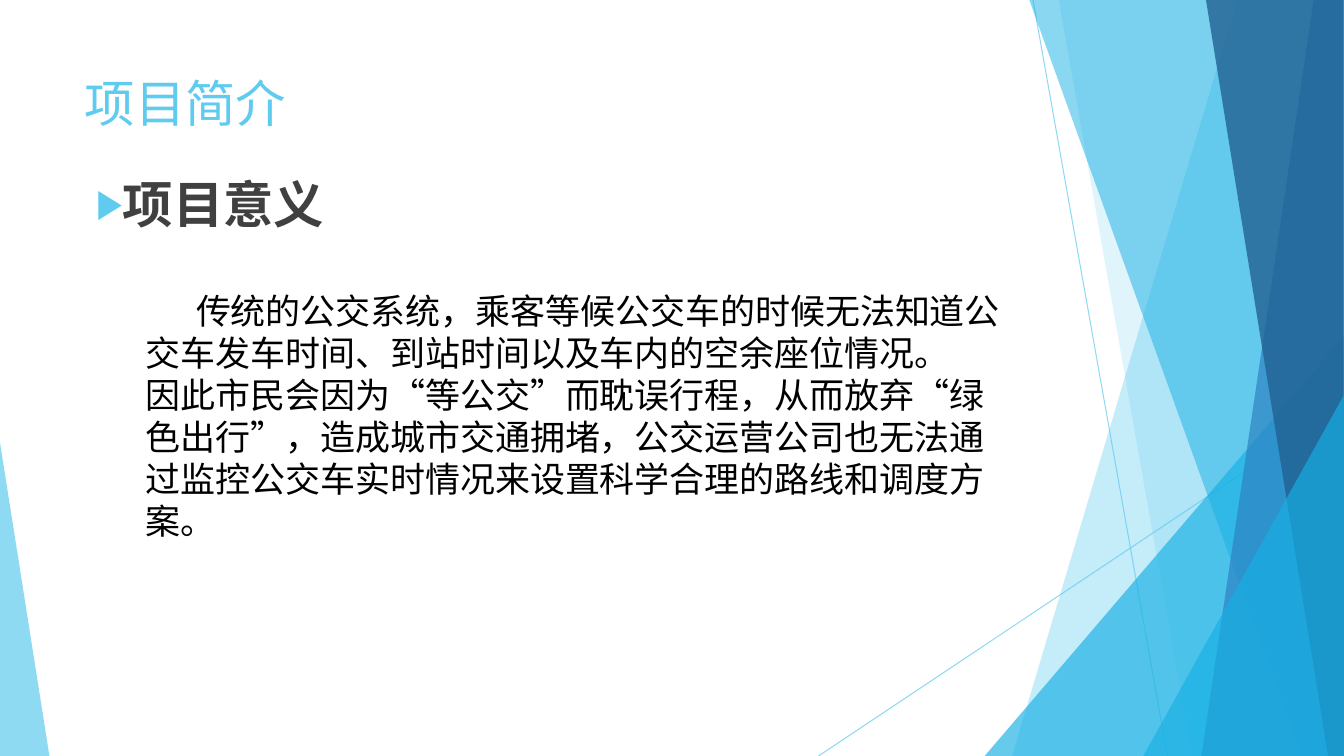
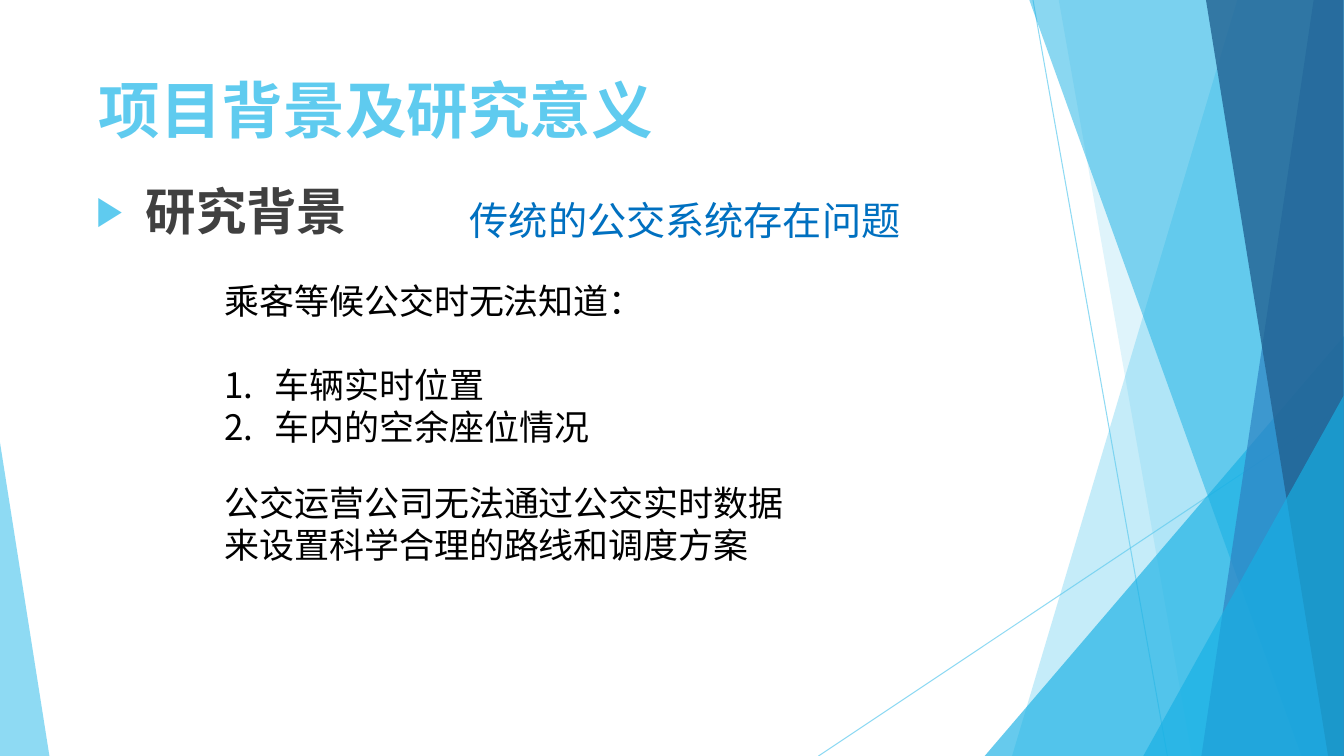
Before and after one commit to helloeda/smartBus, a slide deck: slide 3 of 毕业设计.pptx. Drawn at 1344x756 pixels with LibreOffice and Linux fonts; fonts in the diff are those of the drawing. Boxes give left, top, right and bottom in pixels: in the first picture for what was removed or moved away, otherwise in the second. Text is boxed around its words. In the diff, an @@ line names an element or a change of style, - is before the commit and + after.

```diff
--- a/毕业设计.pptx
+++ b/毕业设计.pptx
@@ title at <box>99,80,653,139</box>: text changed; size 36 to 44 pt; bold on @@
-项目简介
+项目背景及研究意义
@@ text at <box>146,186,348,235</box>: text changed; font Roboto to Noto Sans CJK SC @@
-    ▶ 项目意义
+    ▶ 研究背景
@@ text added at <box>470,202,901,238</box>, 28 pt, text #0070C0 @@
+传统的公交系统存在问题
@@ text at <box>224,284,643,443</box>: text changed @@
-传统的公交系统，乘客等候公交车的时候无法知道公交车发车时间、到站时间以及车内的空余座位情况。
-因此市民会因为“等公交”而耽误行程，从而放弃“绿色出行”，造成城市交通拥堵，公交运营公司也无法通过监控公交车实时情况来设置科学合理的路线和调度方案。
+乘客等候公交时无法知道：
+1. 车辆实时位置
+2. 车内的空余座位情况
@@ text added at <box>224,486,783,561</box>, 25 pt, text #000000 @@
+公交运营公司无法通过公交实时数据
+来设置科学合理的路线和调度方案
```
Also in this commit, not shown: 9 other slides changed, 5 slides added, 3 slides removed, 19 other files.
